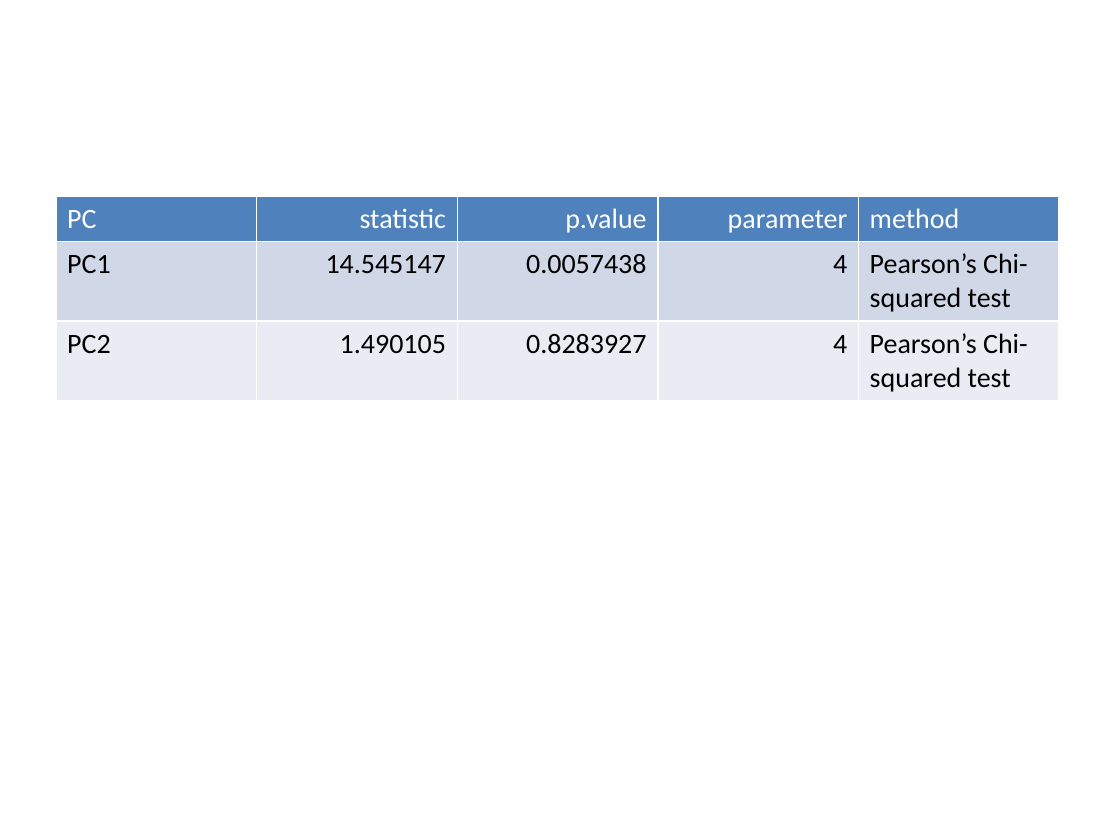
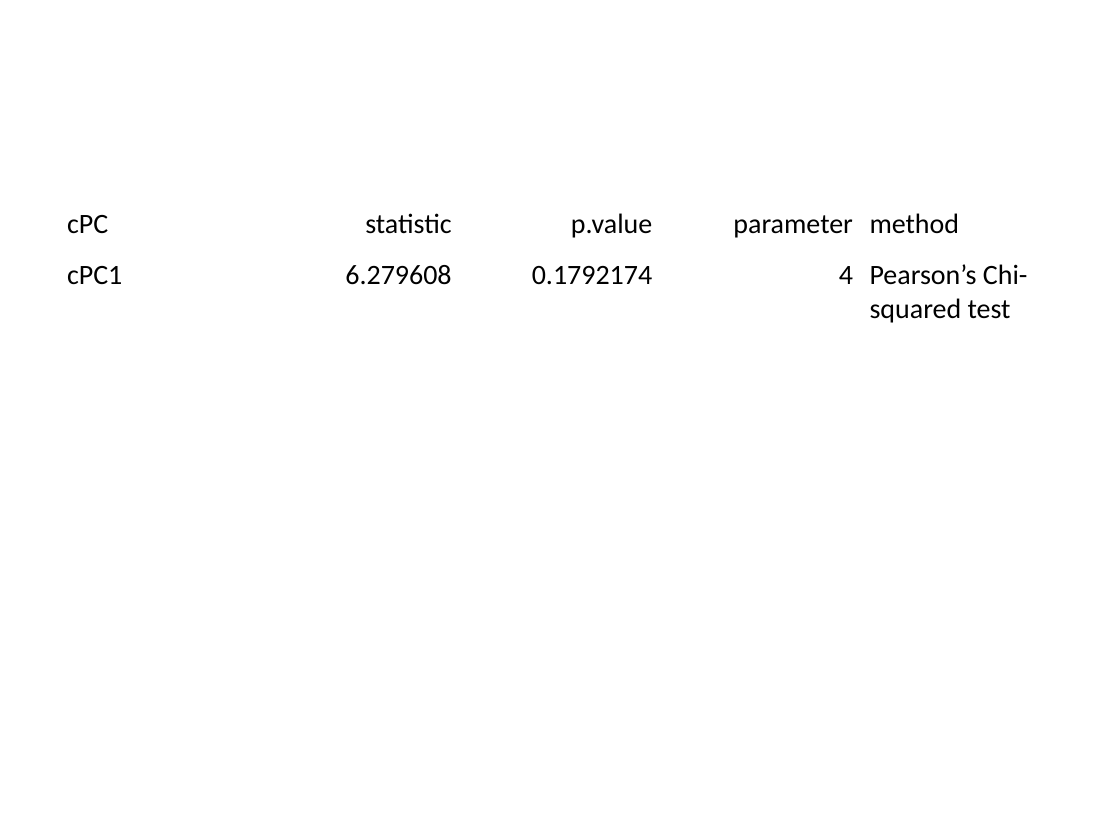
Before and after one commit to eliocamp/onda3, a slide deck: slide 10 of 04-figuras.pptx. Drawn at 1120x840 pixels with LibreOffice and Linux fonts; fonts in the diff are those of the drawing. Boxes give left, top, right and bottom in pixels: in the first picture for what was removed or moved away, otherwise in the second. Text is boxed around its words. In the diff, an @@ line names an element or a change of style, - is before the commit and + after.

```diff
--- a/04-figuras.pptx
+++ b/04-figuras.pptx
@@ table at bbox=[56, 196, 1058, 327] @@
-row 1: PC | statistic | p.value | parameter | method
-row 2: PC1 | 14.545147 | 0.0057438 | 4 | Pearson’s Chi-squared test
-row 3: PC2 | 1.490105 | 0.8283927 | 4 | Pearson’s Chi-squared test
+row 1: cPC | statistic | p.value | parameter | method
+row 2: cPC1 | 6.279608 | 0.1792174 | 4 | Pearson’s Chi-squared test
```
Also in this commit, not shown: 7 other slides changed, 4 other files.
